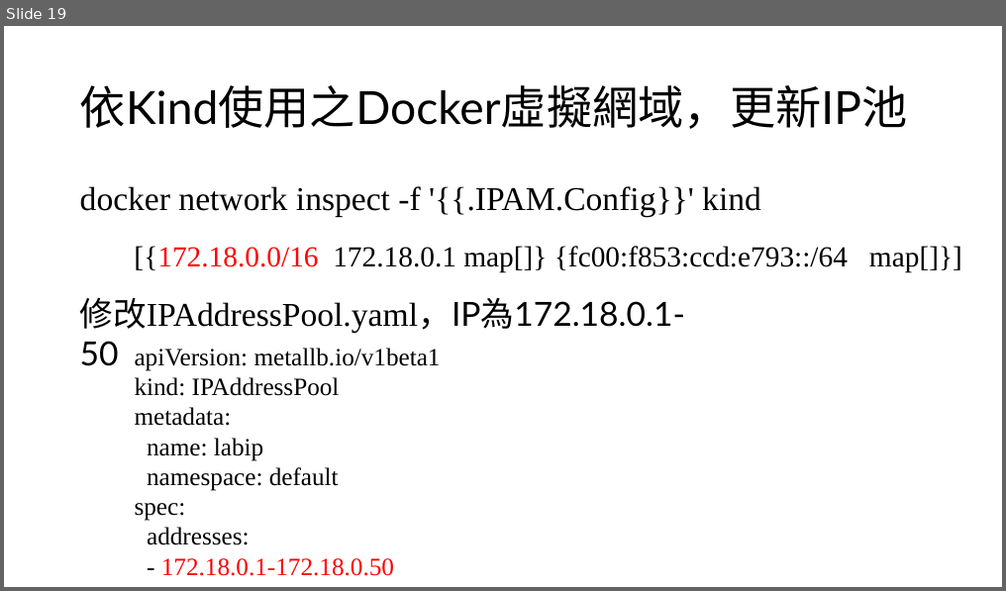
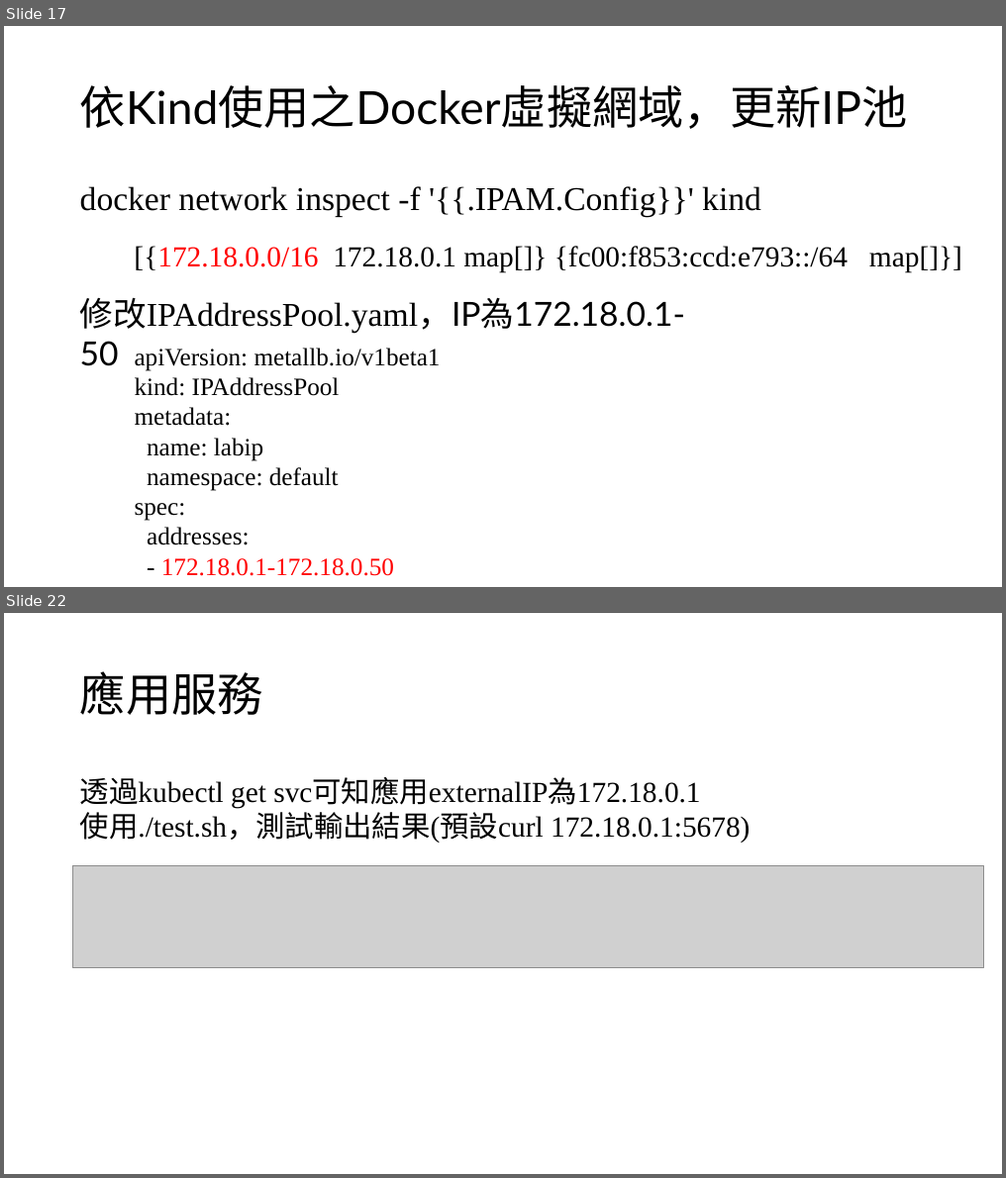
Before and after one commit to 0yukali0/k8sInkind, a slide deck: 110雲端運算研一k8s體驗.pptx. Shown one above the other, each under a label of ours: slide 19 before the commit, slides 17 and 22 after it; the slides between them are not shown. The pictures are 1006x591 and 1006x1178 pixels, drawn with LibreOffice and Linux fonts; fonts in the diff are those of the drawing; grey boxes stand for pictures. Boxes give left, top, right and bottom in pixels: in the first picture for what was removed or moved away, otherwise in the second. Text is boxed around its words. In the diff, an @@ line names an element or a change of style, - is before the commit and + after.

```diff
--- a/110雲端運算研一k8s體驗.pptx
+++ b/110雲端運算研一k8s體驗.pptx
@@ slide 22 added at (x1=4, y1=613, x2=1002, y2=1174), background #FFFFFF @@
@@ title added at (x1=80, y1=671, x2=263, y2=715), 44 pt, text #000000 @@
+應用服務
@@ text added at (x1=80, y1=778, x2=749, y2=843), 28 pt, text #000000 @@
+透過kubectl get svc可知應用externalIP為172.18.0.1
+使用./test.sh，測試輸出結果(預設curl 172.18.0.1:5678)
@@ picture added at (x1=73, y1=866, x2=984, y2=968) @@
@@ what was slide 19 is now slide 17 @@
```
Also in this commit, not shown: 8 slides changed, 1 other slide added, 12 slides removed, 1 other file.
